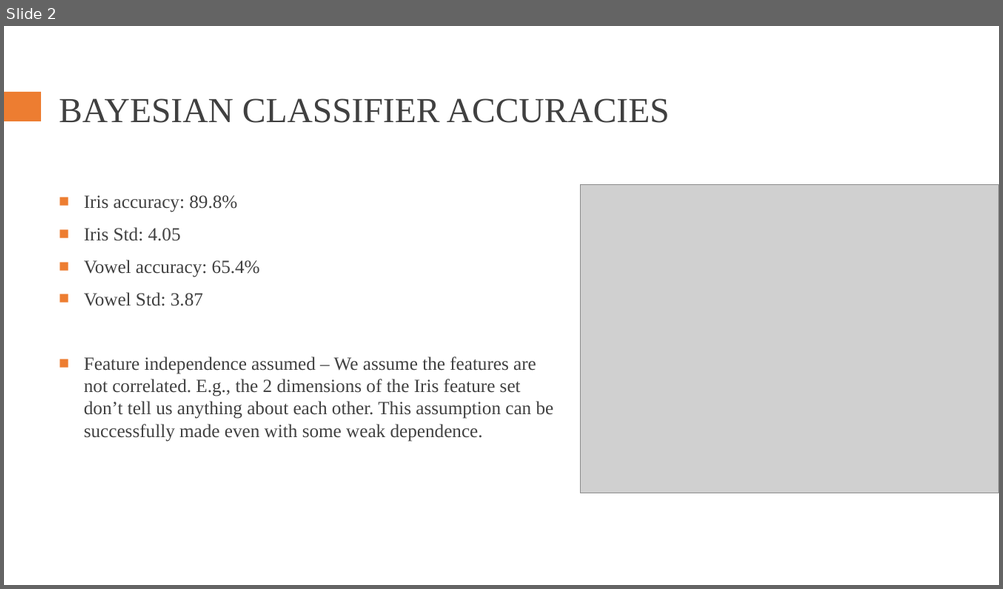
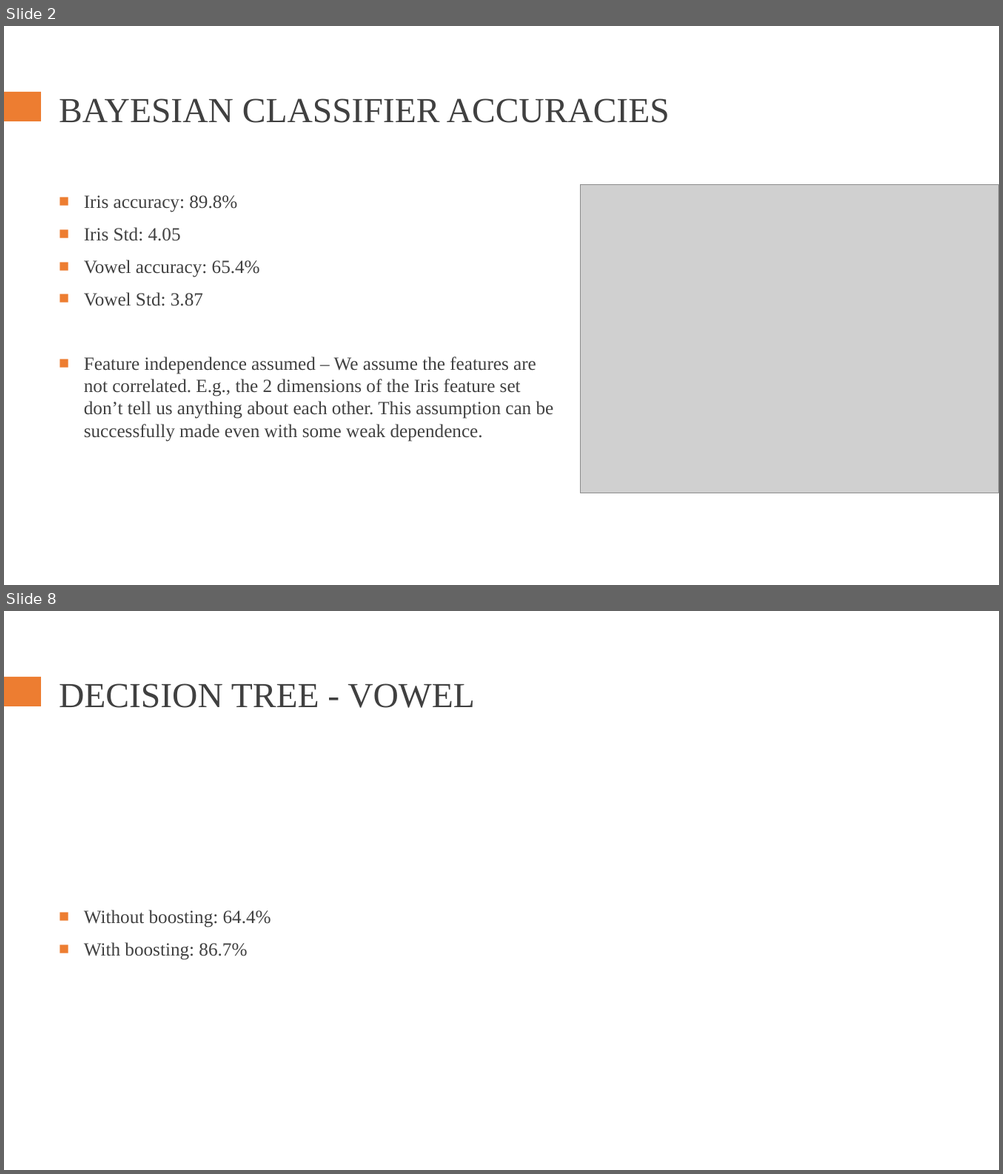
Before and after one commit to rodrigo-castellano/ML_Bayesian_learning_Boosting, a slide deck: Bayes_Boosting_presentation.pptx. Shown one above the other, each under a label of ours: slide 2 before the commit, slides 2 and 8 after it; the slides between them are not shown. The pictures are 1003x589 and 1003x1174 pixels, drawn with LibreOffice and Linux fonts; fonts in the diff are those of the drawing; grey boxes stand for pictures. Boxes give left, top, right and bottom in pixels: in the first picture for what was removed or moved away, otherwise in the second. Text is boxed around its words. In the diff, an @@ line names an element or a change of style, - is before the commit and + after.

```diff
--- a/Bayes_Boosting_presentation.pptx
+++ b/Bayes_Boosting_presentation.pptx
@@ slide 8 added at <box>4,611,999,1170</box>, background #FFFFFF; not listed: 1 template element that a slide beside it also shows @@
@@ title added at <box>59,684,475,708</box>, 34 pt, text #404040 @@
+DECISION TREE - VOWEL
@@ text added at <box>84,910,271,960</box>, 18 pt, text #404040 @@
+■ Without boosting: 64.4%
+■ With boosting: 86.7%
```
Also in this commit, not shown: 1 slide changed, 9 other slides added, 4 other files.
